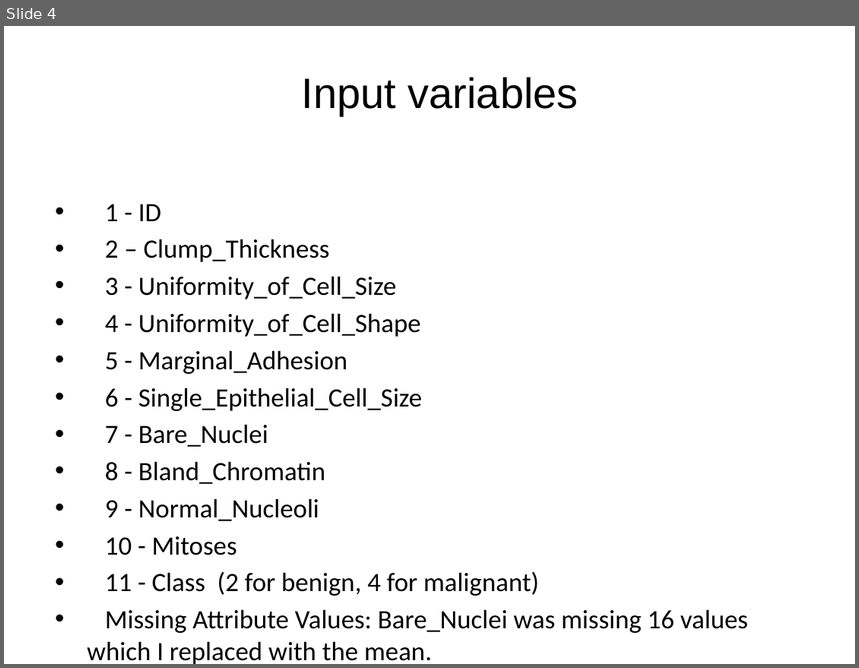
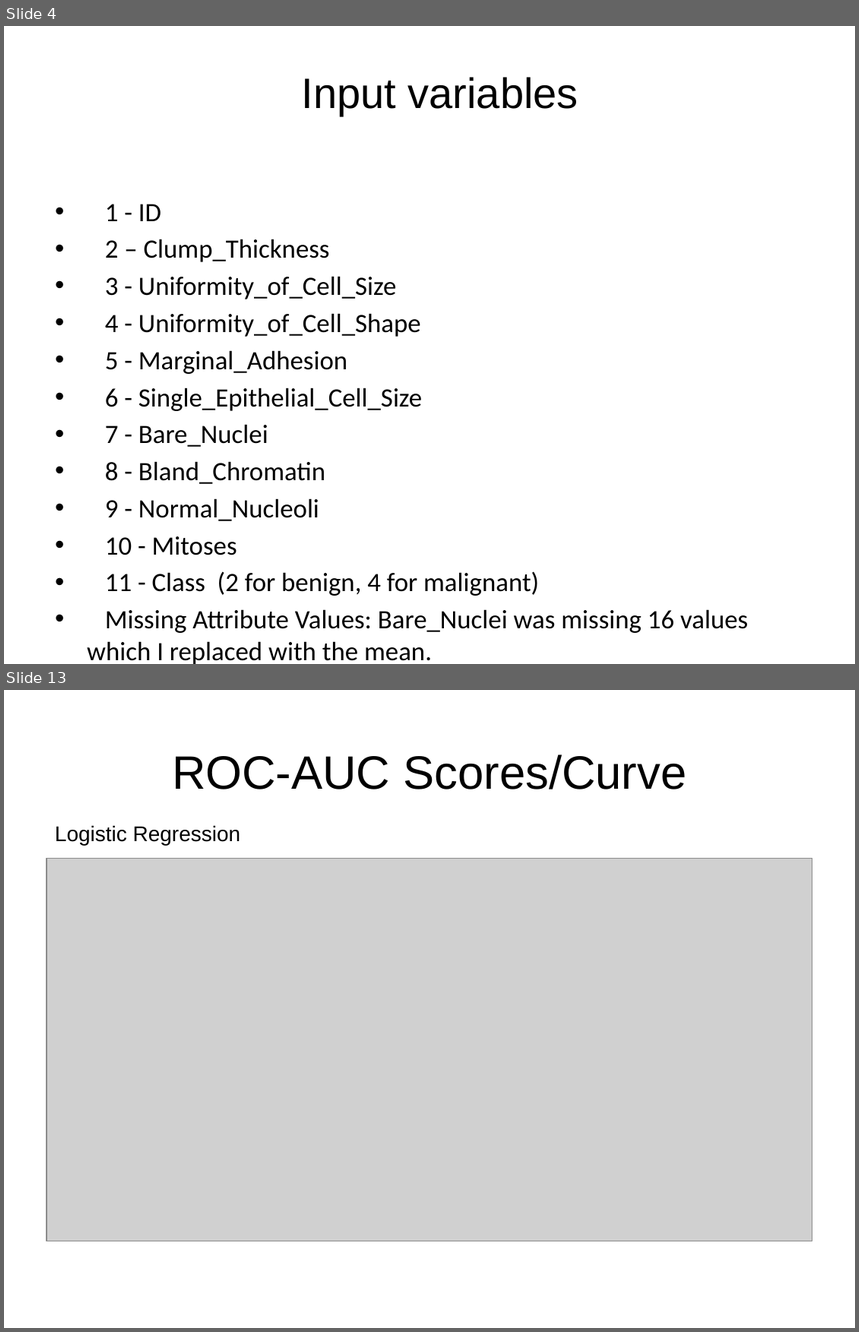
Before and after one commit to delwester/Springboard, a slide deck: Capstone3/Capstone3_FinalPres.pptx. Shown one above the other, each under a label of ours: slide 4 before the commit, slides 4 and 13 after it; the slides between them are not shown. The pictures are 859x668 and 859x1332 pixels, drawn with LibreOffice and Linux fonts; fonts in the diff are those of the drawing; grey boxes stand for pictures. Boxes give left, top, right and bottom in pixels: in the first picture for what was removed or moved away, otherwise in the second. Text is boxed around its words. In the diff, an @@ line names an element or a change of style, - is before the commit and + after.

```diff
--- a/Capstone3/Capstone3_FinalPres.pptx
+++ b/Capstone3/Capstone3_FinalPres.pptx
@@ slide 13 added at (x1=4, y1=690, x2=855, y2=1328), background #FFFFFF @@
@@ title added at (x1=172, y1=755, x2=686, y2=790), 39.6 pt, text #000000 @@
+ROC-AUC Scores/Curve
@@ text added at (x1=55, y1=825, x2=241, y2=845), 18 pt, text #000000 @@
+Logistic Regression
@@ picture added at (x1=47, y1=858, x2=813, y2=1241) @@
```
Also in this commit, not shown: 6 slides changed, 7 other slides added, 4 slides removed, 2 other files.
